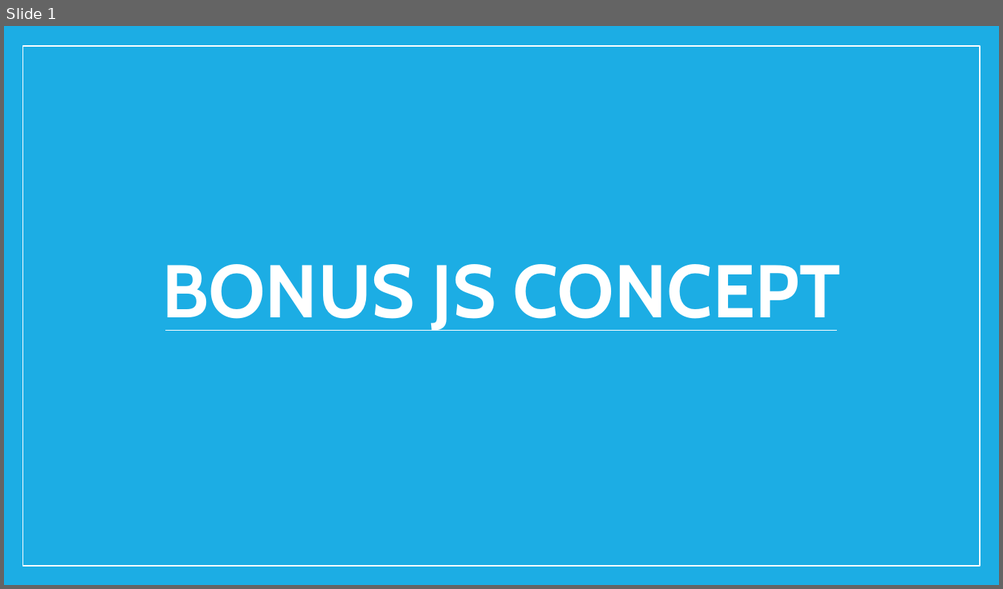
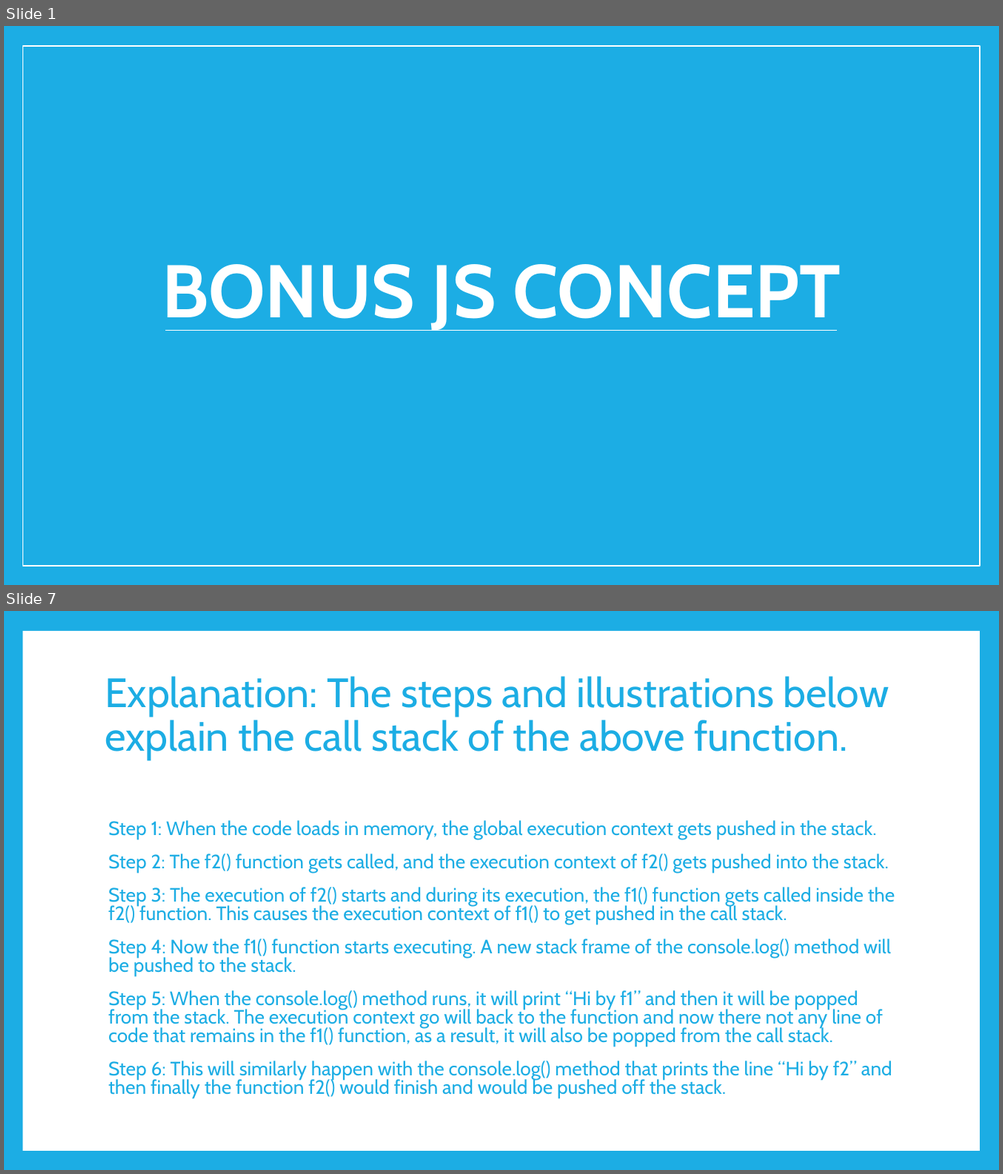
Before and after one commit to PramodJana/JavaScript, a slide deck: GFG JS Course Curriculam/Articles/009 JS Bonus Concept.pptx. Shown one above the other, each under a label of ours: slide 1 before the commit, slides 1 and 7 after it; the slides between them are not shown. The pictures are 1003x589 and 1003x1174 pixels, drawn with LibreOffice and Linux fonts; fonts in the diff are those of the drawing. Boxes give left, top, right and bottom in pixels: in the first picture for what was removed or moved away, otherwise in the second. Text is boxed around its words. In the diff, an @@ line names an element or a change of style, - is before the commit and + after.

```diff
--- a/GFG JS Course Curriculam/Articles/009 JS Bonus Concept.pptx
+++ b/GFG JS Course Curriculam/Articles/009 JS Bonus Concept.pptx
@@ slide 7 added at bbox=[4, 611, 999, 1170], background #1CADE4 @@
@@ rectangle added at bbox=[22, 631, 979, 1151], fill #FFFFFF @@
@@ title added at bbox=[105, 676, 888, 760], 39.6 pt, text #1CADE4 @@
+Explanation: The steps and illustrations below explain the call stack of the above function.
@@ text added at bbox=[108, 820, 894, 1099], 18.7 pt, text #1CADE4 @@
+Step 1: When the code loads in memory, the global execution context gets pushed in the stack.
+Step 2: The f2() function gets called, and the execution context of f2() gets pushed into the stack.
+Step 3: The execution of f2() starts and during its execution, the f1() function gets called inside the f2() function. This causes the execution context of f1() to get pushed in the call stack.
+Step 4: Now the f1() function starts executing. A new stack frame of the console.log() method will be pushed to the stack.
+Step 5: When the console.log() method runs, it will print “Hi by f1” and then it will be popped from the stack. The execution context go will back to the function and now there not any line of code that remains in the f1() function, as a result, it will also be popped from the call stack.
+Step 6: This will similarly happen with the console.log() method that prints the line “Hi by f2” and then finally the function f2() would finish and would be pushed off the stack.
```
Also in this commit, not shown: 12 other slides added, 9 slides removed.
